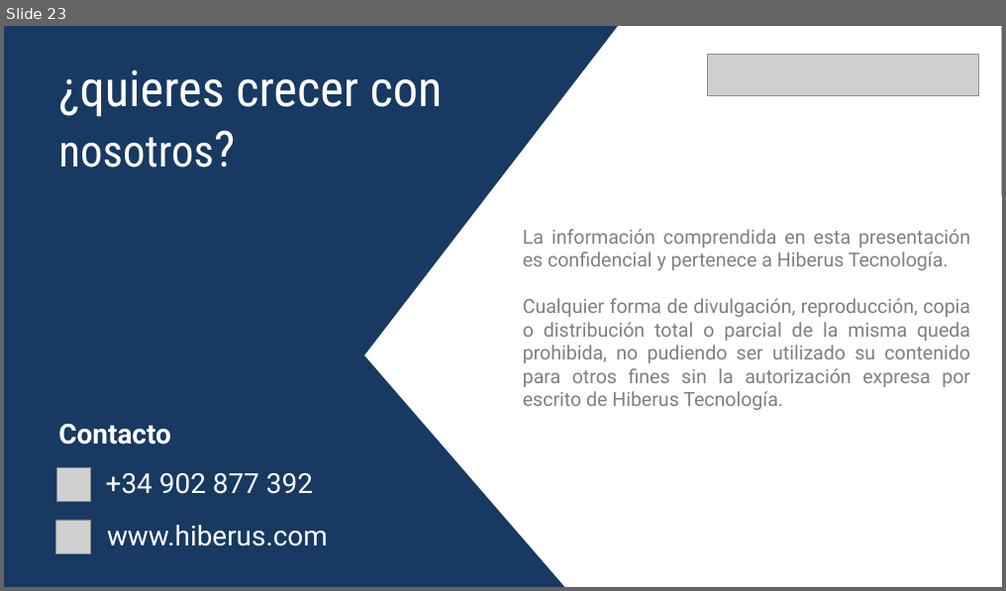
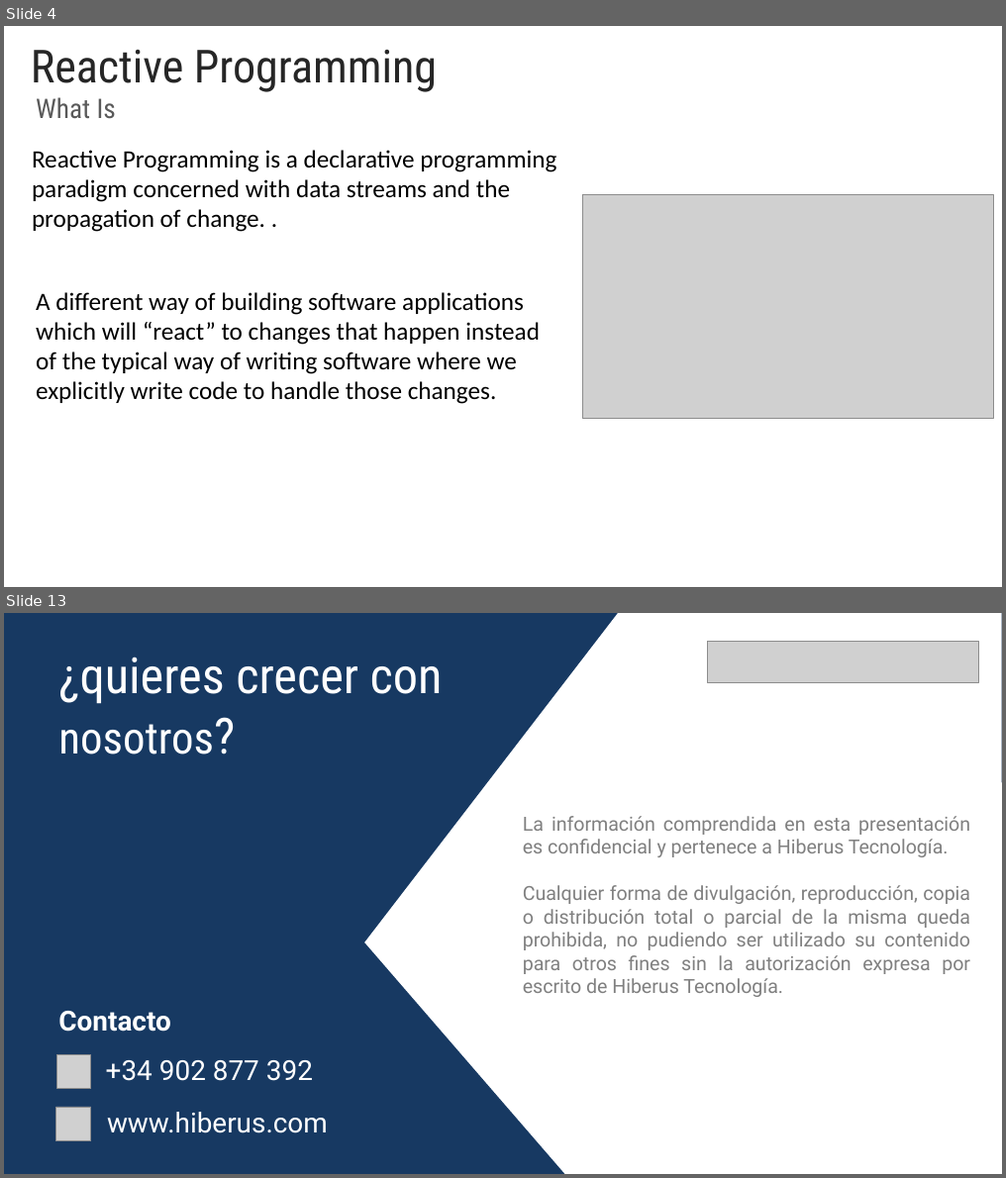
Before and after one commit to rached193/AngularWorkshop-20181116, a slide deck: 04_flow_events/04_flow_events.pptx. Shown one above the other, each under a label of ours: slide 23 before the commit, slides 4 and 13 after it; the slides between them are not shown. The pictures are 1006x591 and 1006x1178 pixels, drawn with LibreOffice and Linux fonts; fonts in the diff are those of the drawing; grey boxes stand for pictures; background and template pictures are left out. Boxes give left, top, right and bottom in pixels: in the first picture for what was removed or moved away, otherwise in the second. Text is boxed around its words. In the diff, an @@ line names an element or a change of style, - is before the commit and + after.

```diff
--- a/04_flow_events/04_flow_events.pptx
+++ b/04_flow_events/04_flow_events.pptx
@@ slide 4 added at [4, 26, 1002, 587], background #FFFFFF @@
@@ title added at [31, 50, 437, 92], 44 pt, text #262626 @@
+Reactive Programming
@@ text added at [36, 97, 116, 119], 26 pt, text #595959 @@
+What Is
@@ text added at [32, 150, 556, 232], 24 pt, text #000000 @@
+Reactive Programming is a declarative programming paradigm concerned with data streams and the propagation of change. .
@@ picture added at [583, 194, 994, 418] @@
@@ text added at [36, 292, 540, 404], 24 pt, text #000000 @@
+A different way of building software applications which will “react” to changes that happen instead of the typical way of writing software where we explicitly write code to handle those changes.
@@ what was slide 23 is now slide 13 @@
```
Also in this commit, not shown: 1 slide changed, 10 other slides added, 21 slides removed, 29 other files.
